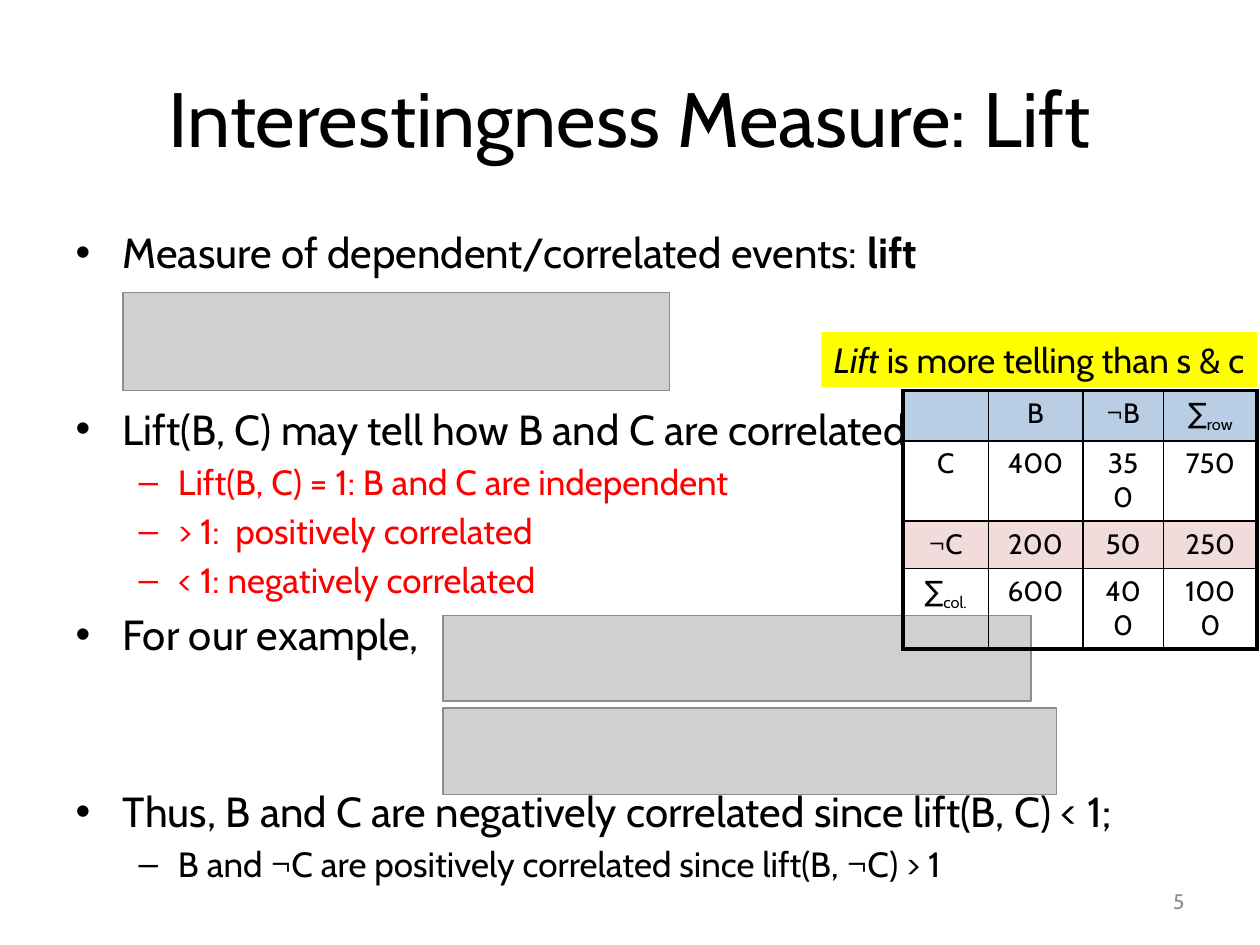
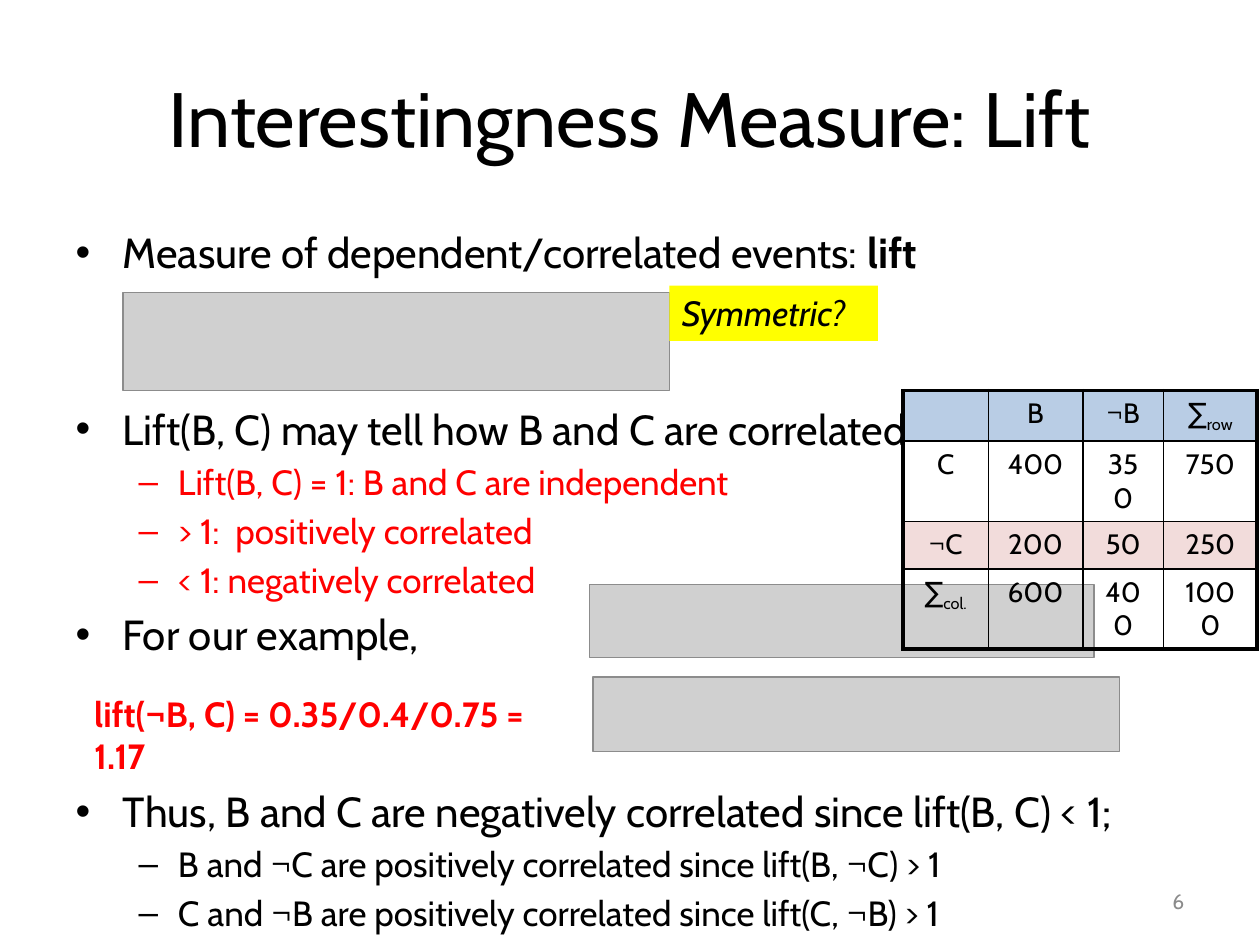
Before and after one commit to mjiang89/mjiang89.github.io, a slide deck: slide 6 of teaching/CSEx0647Fall17-11-PatternEvaluation.pptx (slide 5 before the commit). Drawn at 1260x945 pixels with LibreOffice and Linux fonts; fonts in the diff are those of the drawing; grey boxes stand for pictures. Boxes give left, top, right and bottom in pixels: in the first picture for what was removed or moved away, otherwise in the second. Text is boxed around its words. In the diff, an @@ line names an element or a change of style, - is before the commit and + after.

```diff
--- a/teaching/CSEx0647Fall17-11-PatternEvaluation.pptx
+++ b/teaching/CSEx0647Fall17-11-PatternEvaluation.pptx
@@ rectangle added at [669, 286, 877, 341], fill #FFFF00, 20 pt, text #000000, italic @@
+Symmetric?
@@ rectangle removed at [822, 333, 1257, 388] @@
-Lift is more telling than s & c
@@ picture: place and size @@
-picture at [444, 616, 1032, 702]
+picture at [590, 585, 1095, 658]
@@ picture: place and size @@
-picture at [444, 708, 1057, 795]
+picture at [593, 677, 1120, 751]
@@ text added at [94, 700, 498, 769], 20 pt, text #FF0000, bold @@
+lift(¬B, C) = 0.35/0.4/0.75 = 1.17
@@ text at [178, 899, 939, 935]: paragraph added @@
+  – C and ¬B are positively correlated since lift(C, ¬B) > 1
@@ page number at [1172, 894, 1184, 909]: text changed @@
-5
+6
```
Also in this commit, not shown: 6 other slides changed, 2 slides added, 2 other files.
